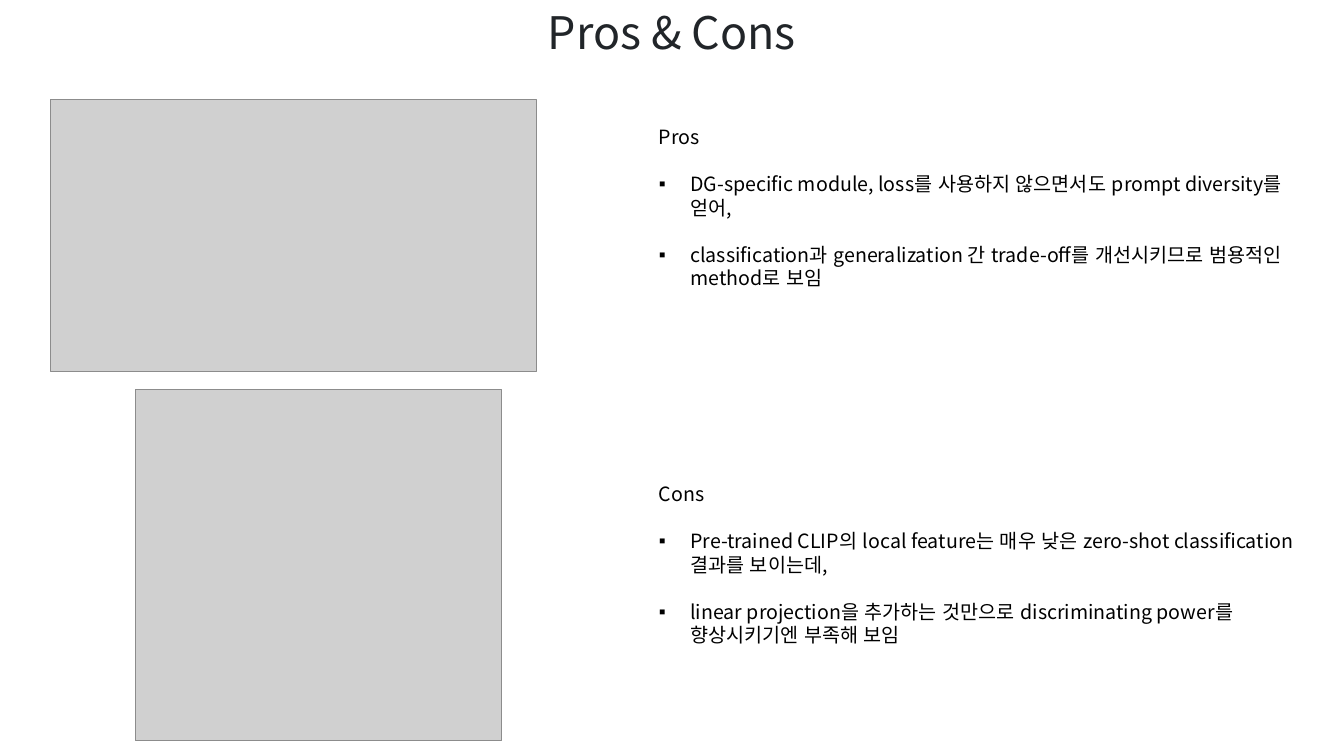
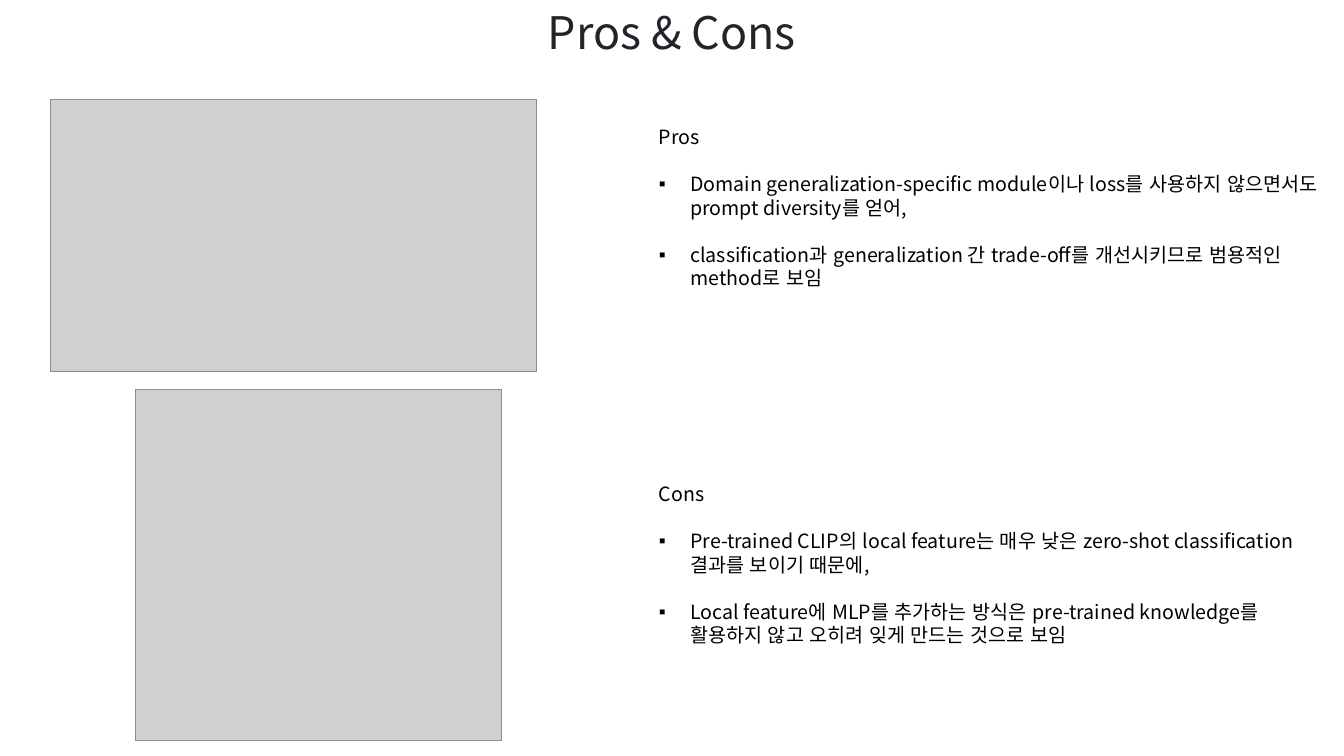
Before and after one commit to hbcho03/cvpr, a slide deck: slide 11 of CVPR/논문/DA(ECCV) PPT.pptx. Drawn at 1344x756 pixels with LibreOffice and Linux fonts; fonts in the diff are those of the drawing; grey boxes stand for pictures. Boxes give left, top, right and bottom in pixels: in the first picture for what was removed or moved away, otherwise in the second. Text is boxed around its words. In the diff, an @@ line names an element or a change of style, - is before the commit and + after.

```diff
--- a/CVPR/논문/DA(ECCV) PPT.pptx
+++ b/CVPR/논문/DA(ECCV) PPT.pptx
@@ text at (690,174,1317,220): text changed @@
-▪ DG-specific module, loss를 사용하지 않으면서도 prompt diversity를 얻어,
+▪ Domain generalization-specific module이나 loss를 사용하지 않으면서도 prompt diversity를 얻어,
@@ text at (690,531,1293,644): text changed @@
-▪ Pre-trained CLIP의 local feature는 매우 낮은 zero-shot classification 결과를 보이는데,
-▪ linear projection을 추가하는 것만으로 discriminating power를 향상시키기엔 부족해 보임
+▪ Pre-trained CLIP의 local feature는 매우 낮은 zero-shot classification 결과를 보이기 때문에,
+▪ Local feature에 MLP를 추가하는 방식은 pre-trained knowledge를 활용하지 않고 오히려 잊게 만드는 것으로 보임
```
Also in this commit, not shown: 14 other slides changed.
